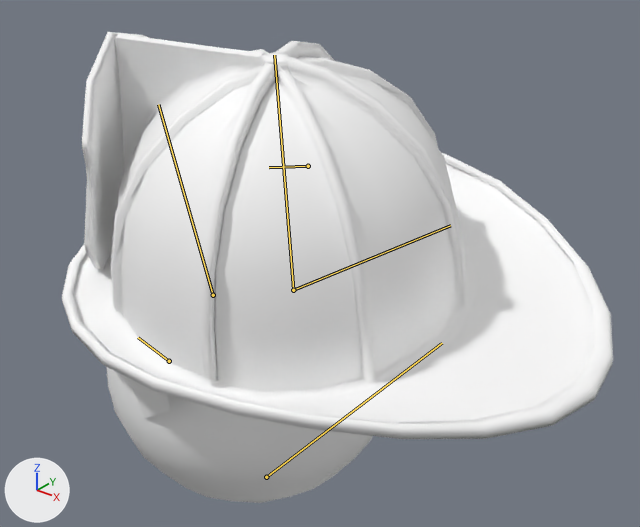
What one commit did to the Blender file WorkPlace/BLENDER/ANI_RedHelmet_ALL_04.blend.
Before and after are seen from a 50 mm lens placed at (0.873, -0.938, 1.048), pointed at (0.083, 0.05, 0.435). Arrows for +X, +Y and +Z are at lower left; the lights stay in place. The older version comes first. Both versions are drawn at frame 19 of the action 'TurnRight'; the numbers are the values there. The bones that change, and the others that lie on the model, are drawn over the model as lines.

Objects in the first picture: 'Helmet_LP3', 'Helmet_LP3.001', 'Helmet_LP3.002', 'Helmet_LP3.003'.
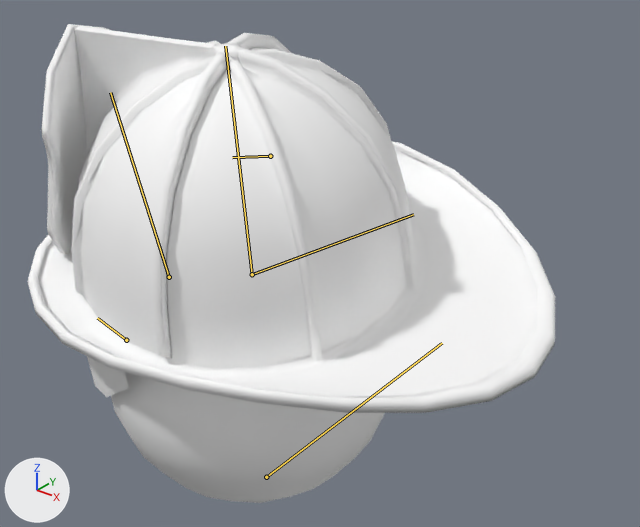
Edits to the bpy script that builds the scene:
```text
Change bone_helmet_pos:
    where bone_helmet_pos = bpy.data.objects['Armature'].pose.bones['Helmet_POS']  # child of 'Standby_Rag.R_Open'
    bone_helmet_pos.location: (0.085, -0.003, 0.144) -> (-0.004, -0.003, 0.144)
```

Pixel boxes [x1, y1, x2, y2] of what changed, in the pictures (640 x 527 px):
'Helmet_LP3', posed
    before: [62, 32, 613, 439]
    after: [27, 24, 555, 413]
'Helmet_LP3.002', no longer drawn
    before: [111, 41, 335, 380]
'Rags_LP', now drawn
    after: [71, 33, 291, 358]
'Visor_LP', now drawn
    after: [87, 356, 129, 397]
'Helmet_LP3.003', no longer drawn
    before: [128, 378, 170, 418]
